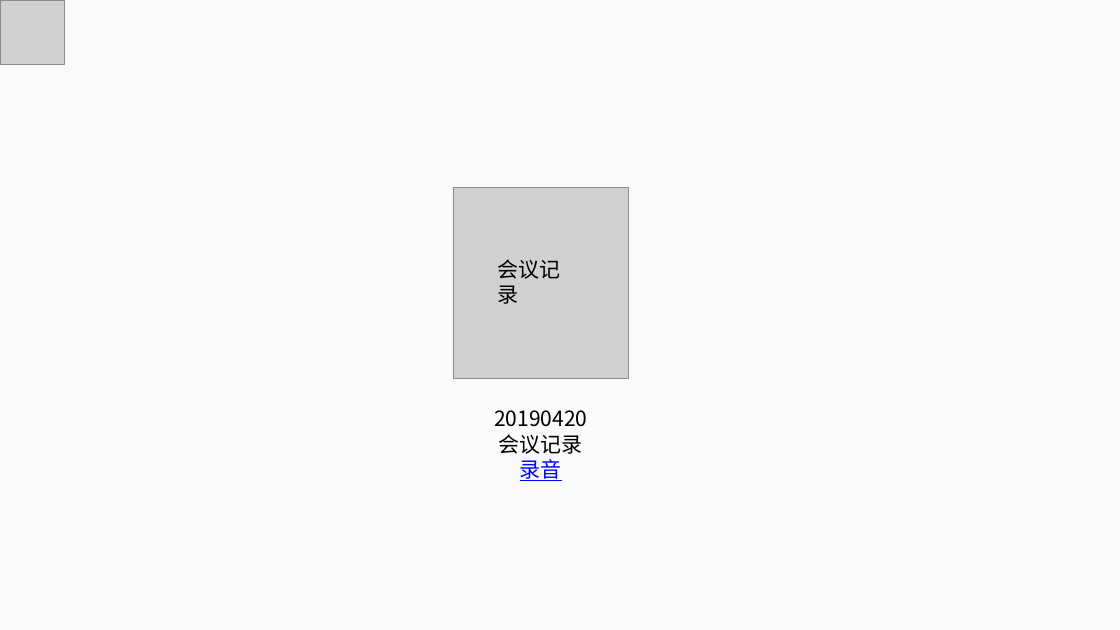
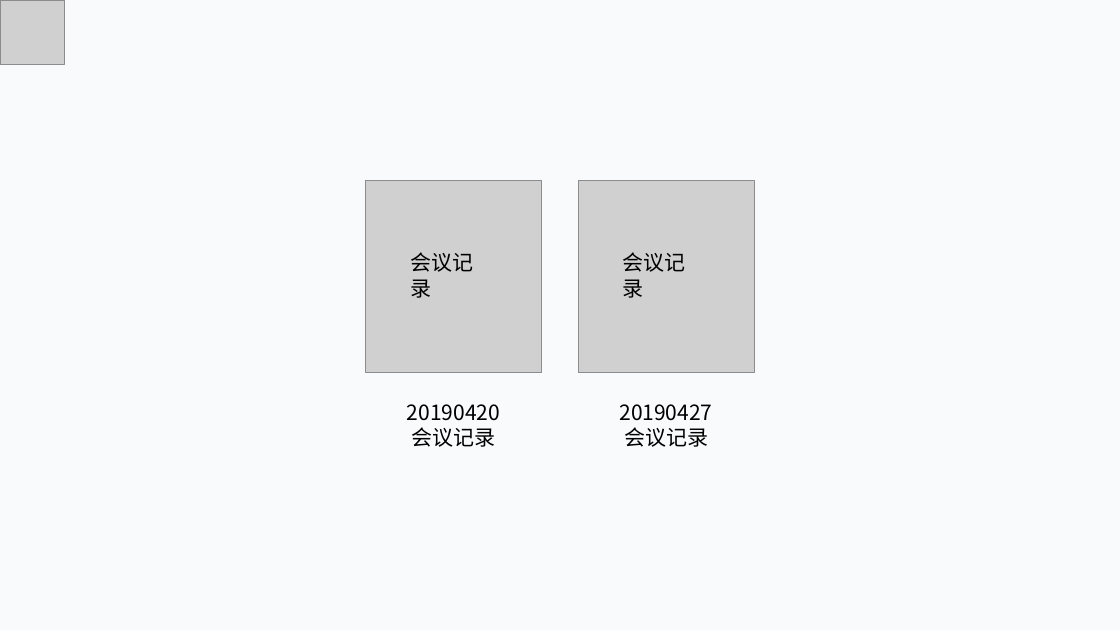
Before and after one commit to lorenzoyoung/ZUCC-Lazy-Bone, a slide deck: slide 34 of 评审PPT/SE2019春-G11-总体设计+详细设计/SE2019春-G11-软件总体+详细设计PPT.pptx. Drawn at 1120x630 pixels with LibreOffice and Linux fonts; fonts in the diff are those of the drawing; grey boxes stand for pictures. Boxes give left, top, right and bottom in pixels: in the first picture for what was removed or moved away, otherwise in the second. Text is boxed around its words. In the diff, an @@ line names an element or a change of style, - is before the commit and + after.

```diff
--- a/评审PPT/SE2019春-G11-总体设计+详细设计/SE2019春-G11-软件总体+详细设计PPT.pptx
+++ b/评审PPT/SE2019春-G11-总体设计+详细设计/SE2019春-G11-软件总体+详细设计PPT.pptx
@@ picture: place and size @@
-picture at bbox=[453, 187, 628, 379]
+picture at bbox=[365, 181, 541, 372]
@@ picture added at bbox=[578, 181, 754, 372] @@
@@ text "会议记录": place and size @@
-text "会议记录" at bbox=[498, 259, 561, 304]
+text "会议记录" at bbox=[410, 252, 473, 298]
@@ text added at bbox=[623, 252, 686, 298], 18 pt, text #000000 @@
+会议记录
@@ text "20190420": place and size @@
-text "20190420" at bbox=[494, 410, 587, 481]
+text "20190420" at bbox=[407, 404, 500, 447]
@@ text added at bbox=[619, 404, 712, 447], 18 pt, text #000000 @@
+20190427
+会议记录
@@ text at bbox=[520, 459, 562, 481]: paragraph removed @@
-录音
```
Also in this commit, not shown: 1 slide added, 1 other file.
